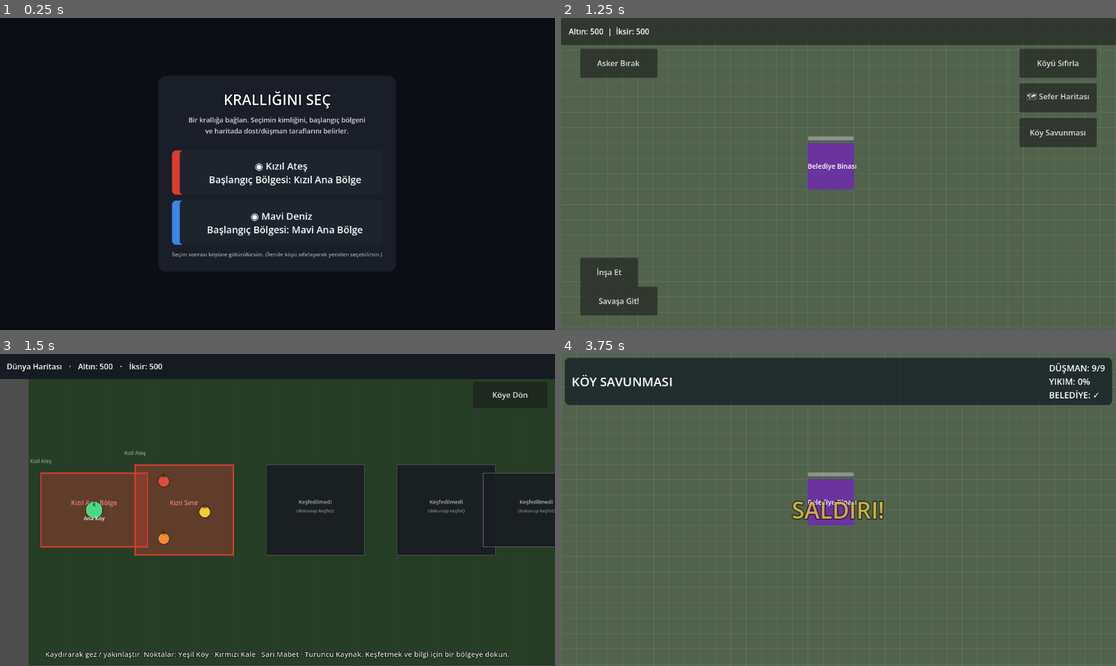
Above: before the commit, frames 1-4 (two rows, left to right).
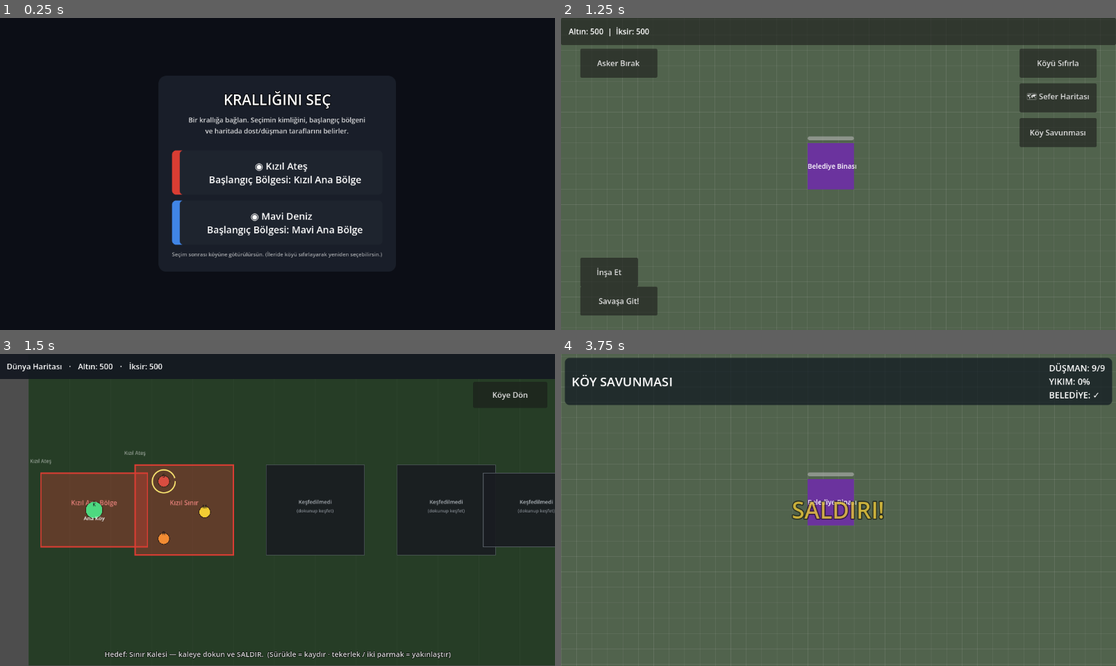
Above: after the commit, the same moments.

Repository: YazarKemal/ClashGame
Game: Godot game, scene res://scenes/main.tscn
Same seed, same stepped clock (60 frames per second), same inputs: the game is played once before the commit and once after it.
Inputs:
- Up to frame 1 (0.25 s): no input
- Up to frame 2 (1.25 s): click "◉ Kızıl Ateş Başlangıç Bölges…" at 0.5 s
- Up to frame 3 (1.5 s): click "🗺 Sefer Haritası" at 1.25 s
- Up to frame 4 (3.75 s): click "Köye Dön" at 2 s; click "Köyü Sıfırla" at 2.75 s; click "Köy Savunması" at 3.5 s

Frames 1-2 are identical in both runs. In frame 3, 1.0% of the frame differs, in the area x 8-92%, y 36-98%; in frame 4, nothing differs.

Commit message:
feat: add stronghold expedition flow
Makes Stronghold POIs in contested border regions the first playable world
activity (D2): SALDIR launches a raid reusing raid.tscn, victory (Town Hall
destroyed) marks the keep subdued exactly once via a transient unsaved context on
GameManager, the world map shows the conquered keep and its region as secured,
and the consequence persists through the existing v2 player save block. Campaign
raid routing is unchanged.

Co-Authored-By: Claude Code <noreply@anthropic.com>

Diff:
--- a/scripts/game_manager.gd
+++ b/scripts/game_manager.gd
@@ -33,6 +33,17 @@
 
 ## Scene to return to when a non-campaign raid ends.
 var raid_return_scene := "res://scenes/main.tscn"
+
+## --- Transient stronghold-raid context (D2) -----------------------------------
+## While a Stronghold POI raid runs these say it is a stronghold raid and which
+## POI to subdue on a win. They are UNSAVED (never serialized) and are cleared by
+## finish_stronghold_raid once the battle resolves, so the world consequence is
+## applied exactly once and can never be duplicated by a reload or autosave.
+
+## True while the running raid is a Stronghold POI raid (not a campaign level).
+var raid_is_stronghold := false
+## The Stronghold POI id this raid targets ("" when not a stronghold raid).
+var stronghold_poi_id := ""
 
 ## Trained troops ready for deployment: Unit.Type (int) -> trained count.
 var army_data: Dictionary = {}
@@ -124,6 +135,17 @@
 	st["depleted"] = value
 	poi_state[id] = st
 
+## Resolves a finished Stronghold raid: on a win the targeted POI is marked
+## subdued (this is the world consequence), then the transient raid context is
+## cleared so the effect is applied exactly once. Lives here (the activity/world
+## layer), not in raid.gd, per the D2 design. Safe to call from any raid flow;
+## it is a no-op when no stronghold raid context is present.
+func finish_stronghold_raid(won: bool) -> void:
+	if won and stronghold_poi_id != "":
+		set_poi_subdued(stronghold_poi_id, true)
+	raid_is_stronghold = false
+	stronghold_poi_id = ""
+
 ## Best stars earned for a level (0 when never attempted).
 func best_stars_for(level: int) -> int:
 	return int(best_stars.get(level, 0))
--- a/scripts/raid.gd
+++ b/scripts/raid.gd
@@ -152,13 +152,19 @@
 		stars += 1
 	return mini(stars, 3)
 
-## Returns to the main village, crediting looted resources and persisting the
-## updated vault without altering the saved main-village buildings.
+## Returns home, crediting looted resources and persisting the updated vault
+## without altering the saved main-village buildings. When the raid was a
+## Stronghold POI raid, the world consequence (subdue the keep) is resolved here
+## first so it is saved with this write. Campaign raids are unaffected.
 func _return_home() -> void:
 	GameManager.in_raid = false
 	if GameManager.raid_is_campaign:
 		GameManager.record_level_result(_current_level, _last_stars)
 	GameManager.add_resources(gained_gold, gained_elixir)
+	if GameManager.raid_is_stronghold:
+		# Victory = the keep's Town Hall was destroyed. This marks the POI subdued
+		# (exactly once) and clears the transient context before we persist.
+		GameManager.finish_stronghold_raid(_town_hall_destroyed)
 	SaveManager.save_resources_only()
 	var target := GameManager.raid_return_scene
 	if GameManager.raid_is_campaign or target.is_empty():
--- a/scripts/world_map.gd
+++ b/scripts/world_map.gd
@@ -4,12 +4,14 @@
 ## world from the WorldData autoload and renders it as a pannable/zoomable map:
 ## Regions are soft rectangles coloured by their owner; Points of Interest are
 ## coloured markers inside a region. Per-player discovery state lives on
-## GameManager. Activities (raids/minigames/gathers) are NOT executed in D1 — a
-## POI's panel only previews what the future activity will do.
+## GameManager. D2 makes Stronghold POIs (in CONTESTED regions) the first playable
+## activity: SALDIR launches a raid (reusing raid.tscn) and, on a win, the keep is
+## marked subdued and its region reads as secured. Other POI activities remain
+## previews only.
 ##
 ## Interaction model (Desktop + Mobile):
 ##   - Tap a region  -> reveals it (discovery) and shows its info panel.
-##   - Tap a POI     -> shows its info panel (type / owner / activity preview).
+##   - Tap a POI     -> shows its info panel (type / owner / state / action).
 ##   - Tap empty     -> clears the selection.
 ##   - Drag          -> pans. Pinch (or wheel) zooms.
 ##
@@ -18,6 +20,8 @@
 ## data-driven region/POI structure.
 
 const MAIN_SCENE := "res://scenes/main.tscn"
+const WORLD_SCENE := "res://scenes/world_map.tscn"
+const RAID_SCENE := "res://scenes/raid.tscn"
 
 ## Playable land (world coordinates); the camera is clamped inside it.
 const WORLD_RECT := Rect2(-700.0, -380.0, 1400.0, 760.0)
@@ -35,6 +39,14 @@
 const COLOR_LOCKED := Color(0.10, 0.11, 0.13, 0.92)
 const COLOR_LOCKED_OUTLINE := Color(0.34, 0.37, 0.40, 0.9)
 const COLOR_SELECT := Color(1, 1, 1, 0.95)
+
+## A campaign level reused as a Stronghold keep's garrison (pre-authored, tested).
+const STRONGHOLD_LEVEL := 2
+
+## D2 consequence colours: a conquered keep / secured region reads player-green;
+## the next attackable keep is framed by a gold objective ring.
+const COLOR_SUBDUED := Color(0.3, 0.85, 0.5, 1.0)
+const COLOR_OBJECTIVE := Color(1.0, 0.92, 0.45, 1.0)
 
 @onready var camera: Camera2D = $Camera2D
 @onready var gold_label: Label = $WorldUI/TopBar/Margin/HBox/GoldLabel
@@ -62,13 +74,12 @@
 	GameManager.in_raid = false
 	_update_resources(GameManager.gold, GameManager.elixir)
 	GameManager.resource_changed.connect(_update_resources)
-	# Activities are not implemented in D1, so there is no attack action yet.
+	# The attack action row only appears for Stronghold POIs (set per panel).
 	attack_button.visible = false
+	attack_button.pressed.connect(_launch_stronghold_raid)
 	close_node_button.pressed.connect(_hide_node_panel)
 	$WorldUI/ReturnButton.pressed.connect(_return_village)
-	hint_label.text = ("Kaydırarak gez / yakınlaştır. "
-			+ "Noktalar: Yeşil Köy · Kırmızı Kale · Sarı Mabet · Turuncu Kaynak. "
-			+ "Keşfetmek ve bilgi için bir bölgeye dokun.")
+	_refresh_hint()
 
 	camera.limit_left = int(WORLD_RECT.position.x - EDGE_MARGIN)
 	camera.limit_top = int(WORLD_RECT.position.y - EDGE_MARGIN)
@@ -116,6 +127,12 @@
 	for p in WorldData.poi_defs():
 		if _poi_visible(p):
 			_draw_poi(p)
+
+	# Objective pulse: frames the next attackable stronghold so the first conquest
+	# is discoverable even before the player learns to look for keeps.
+	var objective := _objective_stronghold()
+	if objective != null:
+		_draw_circle_ring(objective.position, HOME_POI_RADIUS + 6.0, COLOR_OBJECTIVE)
 
 	# Selection highlight drawn on top.
 	if _selected_poi != null:
@@ -145,6 +162,10 @@
 		var who := WorldData.owner_name_for_region(r)
 		_draw_center_text(rect.position + Vector2(0, -16), who, 12,
 				Color(1, 1, 1, 0.55))
+	# A CONTESTED region whose strongholds are all subdued reads as secured.
+	if visible and _region_secured(r):
+		_draw_center_text(rect.get_center() + Vector2(0, 26),
+				"GÜVENCE ALTINA ALINDI", 11, COLOR_SUBDUED)
 
 func _draw_poi(p: POIDef) -> void:
 	var r := WorldData.region(p.region_id)
@@ -154,14 +175,21 @@
 		# Another Kingdom's home is a foreign capital — tint by its owner.
 		base = WorldData.owner_color_for_region(r)
 	var radius := HOME_POI_RADIUS if p.poi_type == POIDef.Type.HOME else POI_RADIUS
+	# A subdued STRONGHOLD is the player's conquered keep: paint it player-green so
+	# it reads as secured, not as an ordinary spent POI. Other subdued/depleted
+	# POIs keep the muted grey.
+	var conquered_keep := p.poi_type == POIDef.Type.STRONGHOLD \
+			and GameManager.poi_subdued(p.id)
 	var col := base
-	# Subdued / depleted POIs render spent (muted), matching their runtime state.
-	if GameManager.poi_subdued(p.id) or GameManager.poi_depleted(p.id):
+	if conquered_keep:
+		col = COLOR_SUBDUED
+	elif GameManager.poi_subdued(p.id) or GameManager.poi_depleted(p.id):
 		col = Color(0.45, 0.47, 0.5, 0.8)
 	draw_circle(p.position, radius, Color(0, 0, 0, 0.35))
 	draw_circle(p.position, radius - 2.0, col)
-	# A small glyph so the marker type reads even without art.
-	var glyph := _poi_glyph(p.poi_type)
+	# A small glyph so the marker type reads even without art. A conquered keep
+	# swaps its S for a check to confirm the state change at a glance.
+	var glyph := "✓" if conquered_keep else _poi_glyph(p.poi_type)
 	if glyph != "":
 		_draw_center_text(p.position, glyph, 12, Color(0.08, 0.08, 0.1, 0.9))
 	# Home is the single most important marker; label it always.
@@ -189,7 +217,8 @@
 	draw_rect(Rect2(rect.position - Vector2.ONE * 5.0, rect.size + Vector2.ONE * 10.0),
 			COLOR_SELECT, false, 3.0)
 
-func _draw_circle_ring(center: Vector2, radius: float) -> void:
+func _draw_circle_ring(center: Vector2, radius: float,
+		col: Color = COLOR_SELECT) -> void:
 	var pts := PackedVector2Array()
 	var segments := 40
 	for i in segments:
@@ -199,7 +228,7 @@
 	var opened := PackedVector2Array()
 	for i in segments - 1:
 		opened.append(pts[i])
-	draw_polyline(opened, COLOR_SELECT, 3.0, true)
+	draw_polyline(opened, col, 3.0, true)
 
 ## Draws `text` centred on `center` (both axes). Uses the fallback theme font so
 ## no font resource is required.
@@ -272,11 +301,17 @@
 
 func _show_poi_panel(p: POIDef) -> void:
 	node_title_label.text = p.display_name
-	var r := WorldData.region(p.region_id)
-	var owner := ""
-	if r != null:
-		owner = " · %s" % WorldData.owner_name_for_region(r)
-	node_detail_label.text = _poi_detail(p, r, owner)
+	if _is_stronghold(p):
+		# Strongholds get a raiding status line + SALDIR / ELE GEÇİRİLDİ action.
+		node_detail_label.text = _stronghold_detail(p)
+		_set_stronghold_action(p)
+	else:
+		var r := WorldData.region(p.region_id)
+		var owner := ""
+		if r != null:
+			owner = " · %s" % WorldData.owner_name_for_region(r)
+		node_detail_label.text = _poi_detail(p, r, owner)
+		attack_button.visible = false
 	node_panel.show()
 
 func _poi_detail(p: POIDef, r: RegionDef, owner: String) -> String:
@@ -300,6 +335,101 @@
 		lines.append(p.note)
 	return "\n".join(lines)
 
+# --- Stronghold raiding (D2) ---------------------------------------------------
+
+func _is_stronghold(p: POIDef) -> bool:
+	return p != null and p.poi_type == POIDef.Type.STRONGHOLD
+
+## A stronghold is attackable when it is a bandit keep in a CONTESTED border
+## region that has not yet been subdued. The keep's region ownership does not gate
+## attacks (contested keeps are hostile until conquered); region ownership itself
+## is left unchanged by a conquest, per the D2 scope.
+func _is_attackable_stronghold(p: POIDef) -> bool:
+	if not _is_stronghold(p):
+		return false
+	var r := WorldData.region(p.region_id)
+	if r == null or r.region_type != RegionDef.Type.CONTESTED:
+		return false
+	return not GameManager.poi_subdued(p.id)
+
+func _stronghold_detail(p: POIDef) -> String:
+	var r := WorldData.region(p.region_id)
+	var lines: Array[String] = []
+	lines.append("Tür: %s" % WorldData.poi_type_name(p.poi_type))
+	if r != null:
+		lines.append("Bölge: %s (%s)" % [r.display_name,
+				WorldData.region_type_name(r.region_type)])
+	var subdued := GameManager.poi_subdued(p.id)
+	lines.append("Durum: %s" % ("ELE GEÇİRİLDİ" if subdued else "FETHEDİLMEDİ"))
+	if subdued:
+		lines.append("Garnizon dağıtıldı — bu kale artık güvenli.")
+	else:
+		lines.append("Haydut garnizonu hâlâ burada. Fethetmek için saldır ve "
+				+ "belediye binasını yok et.")
+	return "\n".join(lines)
+
+func _set_stronghold_action(p: POIDef) -> void:
+	if GameManager.poi_subdued(p.id):
+		attack_button.text = "✓ ELE GEÇİRİLDİ"
+		attack_button.disabled = true
+	else:
+		attack_button.text = "SALDIR"
+		attack_button.disabled = false
+	attack_button.visible = true
+
+## Launches a Stronghold raid by reusing raid.tscn with transient raid routing on
+## GameManager (never persisted). On return, raid.gd subdue the POI on a win.
+func _launch_stronghold_raid() -> void:
+	var p := _selected_poi
+	if p == null or not _is_attackable_stronghold(p):
+		return
+	GameManager.raid_is_campaign = false
+	GameManager.raid_is_stronghold = true
+	GameManager.stronghold_poi_id = p.id
+	# A campaign level (pre-authored, already-tested) stands in as this keep's
+	# garrison; the post-battle return routes straight back to the world map.
+	GameManager.raid_layout = RaidManager.level_data(STRONGHOLD_LEVEL)
+	GameManager.raid_return_scene = WORLD_SCENE
+	get_tree().change_scene_to_file(RAID_SCENE)
+
+## A CONTESTED region is "secured" once every stronghold it holds has been subdued
+## (all its bandit keeps cleared). Home/neutral regions are never marked secured.
+func _region_secured(r: RegionDef) -> bool:
+	if r == null or r.region_type != RegionDef.Type.CONTESTED:
+		return false
+	var has_keep := false
+	for p in WorldData.pois_of_region(r.id):
+		if p.poi_type == POIDef.Type.STRONGHOLD:
+			has_keep = true
+			if not GameManager.poi_subdued(p.id):
+				return false
+	return has_keep
+
+## The player's current conquest target: the first un-subdued stronghold in their
+## own Kingdom's CONTESTED border, or else any other un-subdued contested keep.
+func _objective_stronghold() -> POIDef:
+	var own := _kingdom_id()
+	var fallback: POIDef = null
+	for p in WorldData.poi_defs():
+		if not _poi_visible(p) or not _is_attackable_stronghold(p):
+			continue
+		var r := WorldData.region(p.region_id)
+		if r != null and r.owning_kingdom_id == own:
+			return p
+		if fallback == null:
+			fallback = p
+	return fallback
+
+func _refresh_hint() -> void:
+	var obj := _objective_stronghold()
+	if obj != null:
+		hint_label.text = ("Hedef: %s — kaleye dokun ve SALDIR.  "
+				% obj.display_name
+				+ "(Sürükle = kaydır · tekerlek / iki parmak = yakınlaştır)")
+	else:
+		hint_label.text = ("Keşfedilen kaleler fethedildi — sınırın güvenceye "
+				+ "alındı. Yeni bölgeler için dünyada kaydır, sonra KÖYE DÖN.")
+
 func _show_region_panel(r: RegionDef, just_discovered: bool) -> void:
 	node_title_label.text = r.display_name
 	var lines: Array[String] = []
@@ -310,7 +440,10 @@
 	var count := WorldData.pois_of_region(r.id).size()
 	if count > 0:
 		lines.append("İçindeki noktalar: %d" % count)
+	if _region_secured(r):
+		lines.append("Güvence altına alındı: tüm kaleler fethedildi.")
 	node_detail_label.text = "\n".join(lines)
+	attack_button.visible = false
 	node_panel.show()
 
 func _hide_node_panel() -> void:
